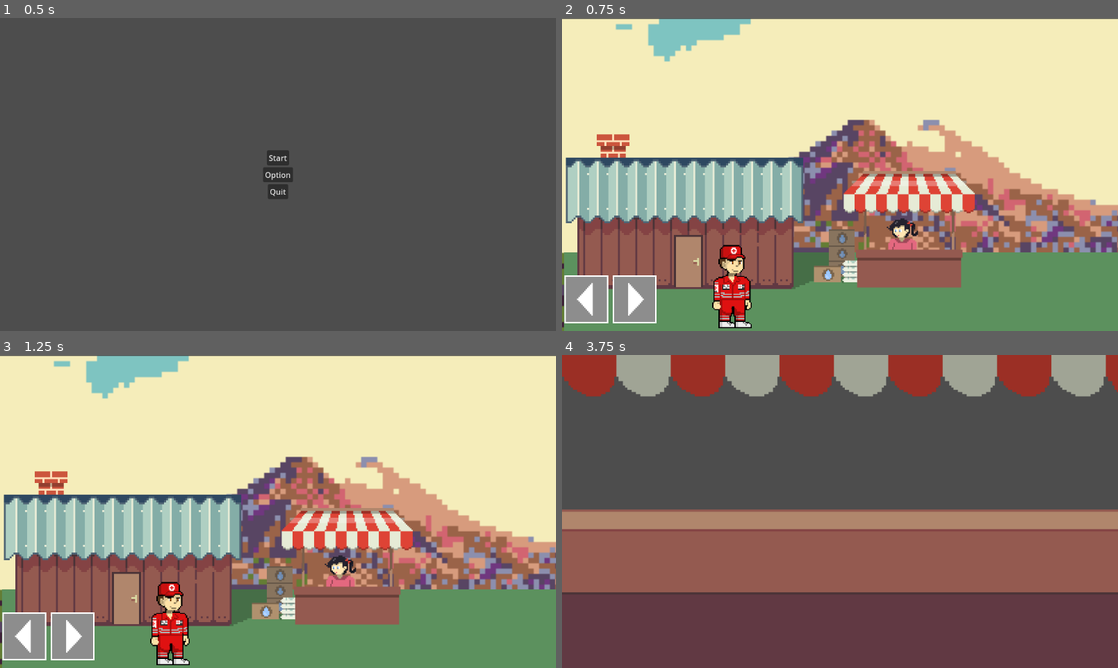
Above: before the commit, frames 1-4 (two rows, left to right).
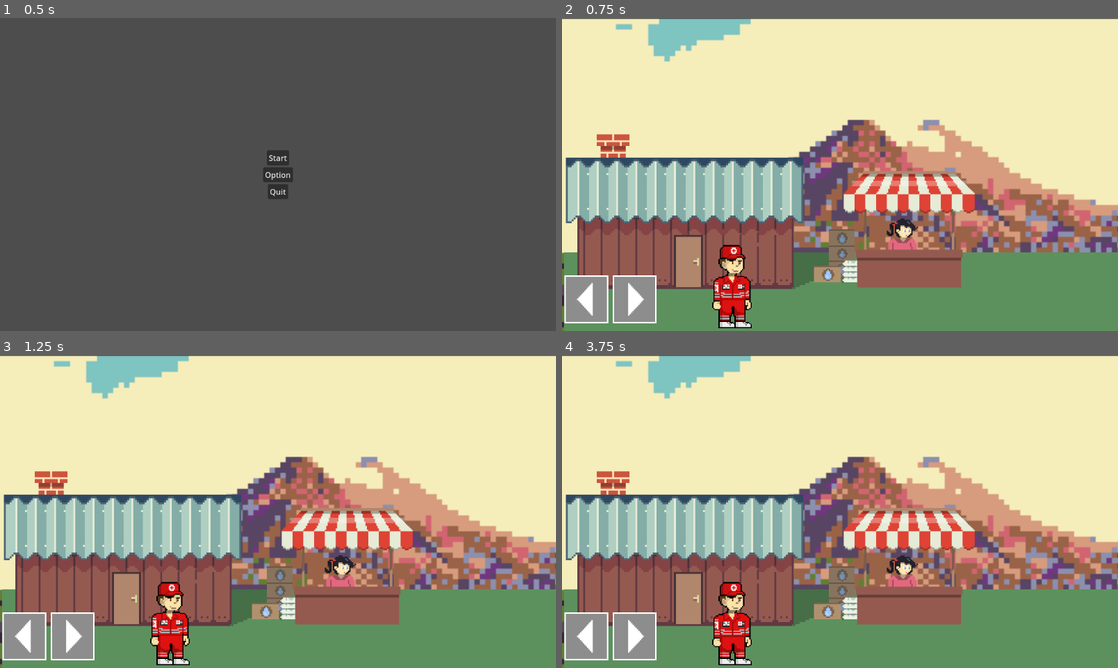
Above: after the commit, the same moments.

Repository: FedricEvanderChia/Gempa_game
Game: Godot game, scene res://menu.tscn
Same seed, same stepped clock (60 frames per second), same inputs: the game is played once before the commit and once after it.
Inputs (mouse positions are in pixels of both pictures, inside the frame that each line leads up to):
- Up to frame 1 (0.5 s): no input
- Up to frame 2 (0.75 s): click "Start" at 0.5 s
- Up to frame 3 (1.25 s): no input
- Up to frame 4 (3.75 s): hold Right (ui_right) 1.28-2.75 s; click "Sembako" at 2.75 s; click (1062, 380) at 3.5 s, where only the run after the commit has a clickable "Back"

Frame 1 is identical in both runs. In frame 2, 0.2% of the frame differs, in the area x 58-65%, y 64-74%; in frame 3, 0.2%; in frame 4, 92%, in the area x 0-100%, y 0-100%.

Commit message:
beras, tenda
berasa teduh

Diff:
--- /dev/null
+++ b/Minigames/Button.gd
@@ -0,0 +1,11 @@
+extends Button
+
+
+# Called when the node enters the scene tree for the first time.
+func _ready():
+	pass # Replace with function body.
+
+
+# Called every frame. 'delta' is the elapsed time since the previous frame.
+func _process(delta):
+	pass
--- /dev/null
+++ b/Minigames/Sembako.gd
@@ -0,0 +1,15 @@
+extends Node2D
+
+
+# Called when the node enters the scene tree for the first time.
+func _ready():
+	pass # Replace with function body.
+
+
+# Called every frame. 'delta' is the elapsed time since the previous frame.
+func _process(delta):
+	pass
+
+
+func _on_button_pressed():
+	get_tree().change_scene_to_file("res://world.tscn")
--- a/Minigames/Sembako.tscn
+++ b/Minigames/Sembako.tscn
@@ -1,6 +1,10 @@
-[gd_scene load_steps=7 format=3 uid="uid://bww43ye6rowdu"]
+[gd_scene load_steps=11 format=3 uid="uid://bww43ye6rowdu"]
 
 [ext_resource type="Texture2D" uid="uid://dhxixs8fflkj7" path="res://asset/BgMejaSembako.png" id="1_0ddqx"]
+[ext_resource type="Script" path="res://Minigames/Sembako.gd" id="1_b8rlw"]
+[ext_resource type="Script" path="res://Minigames/Button.gd" id="2_l8xce"]
+[ext_resource type="Texture2D" uid="uid://ed3817p3ijrt" path="res://asset/Tenda-teduh.png" id="4_q0yea"]
+[ext_resource type="Texture2D" uid="uid://ct1ni7aqjltoa" path="res://asset/Beras-duo.png" id="5_13b2c"]
 
 [sub_resource type="AtlasTexture" id="AtlasTexture_6ag3l"]
 atlas = ExtResource("1_0ddqx")
@@ -39,6 +43,7 @@
 }]
 
 [node name="Sembako" type="Node2D"]
+script = ExtResource("1_b8rlw")
 
 [node name="ParallaxBackground" type="ParallaxBackground" parent="."]
 
@@ -48,3 +53,23 @@
 sprite_frames = SubResource("SpriteFrames_2l4os")
 autoplay = "default"
 frame_progress = 0.552263
+
+[node name="Button" type="Button" parent="."]
+offset_left = 946.0
+offset_top = 17.0
+offset_right = 1137.0
+offset_bottom = 84.0
+text = "Back"
+script = ExtResource("2_l8xce")
+
+[node name="Tenda-teduh" type="Sprite2D" parent="."]
+position = Vector2(1030, 556)
+scale = Vector2(0.8, 0.8)
+texture = ExtResource("4_q0yea")
+
+[node name="Beras-duo" type="Sprite2D" parent="."]
+position = Vector2(124, 426)
+scale = Vector2(1.2, 1.2)
+texture = ExtResource("5_13b2c")
+
+[connection signal="pressed" from="Button" to="." method="_on_button_pressed"]
--- a/Toko.gd
+++ b/Toko.gd
@@ -3,7 +3,7 @@
 
 # Called when the node enters the scene tree for the first time.
 func _ready():
-	get_node("AnimatedSprite2D").play("left")
+	get_node("AnimatedSprite2D").play("right")
 	get_node("Button").hide()
 
 # Called every frame. 'delta' is the elapsed time since the previous frame.
@@ -12,9 +12,12 @@
 
 
 func _on_body_entered(body):
-	print("im in da hood of dis shop boiii")
+	get_node("AnimatedSprite2D").play("left")
+	get_node("Button").show()
+
+func _on_body_exited(body):
 	get_node("AnimatedSprite2D").play("right")
-	get_node("Button").show()
+	get_node("Button").hide()
 
 func _on_button_pressed():
 	get_tree().change_scene_to_file("res://Minigames/Sembako.tscn")
--- a/Toko.tscn
+++ b/Toko.tscn
@@ -2,6 +2,9 @@
 
 [ext_resource type="Script" path="res://Toko.gd" id="1_a5mc2"]
 [ext_resource type="Texture2D" uid="uid://b2y37ywlie8p0" path="res://asset/shop-sprite.png" id="1_sr0em"]
+
+[sub_resource type="RectangleShape2D" id="RectangleShape2D_thkq0"]
+size = Vector2(392, 413)
 
 [sub_resource type="AtlasTexture" id="AtlasTexture_0pmbb"]
 atlas = ExtResource("1_sr0em")
@@ -44,21 +47,19 @@
 "speed": 1.0
 }]
 
-[sub_resource type="RectangleShape2D" id="RectangleShape2D_thkq0"]
-size = Vector2(392, 413)
-
 [node name="shop" type="Area2D"]
 scale = Vector2(0.7, 0.7)
 script = ExtResource("1_a5mc2")
 
+[node name="CollisionShape2D" type="CollisionShape2D" parent="."]
+position = Vector2(1, 120.5)
+shape = SubResource("RectangleShape2D_thkq0")
+
 [node name="AnimatedSprite2D" type="AnimatedSprite2D" parent="."]
+scale = Vector2(1, 1)
 sprite_frames = SubResource("SpriteFrames_m4vqd")
 animation = &"right"
 autoplay = "left"
-
-[node name="CollisionShape2D" type="CollisionShape2D" parent="."]
-position = Vector2(1, 120.5)
-shape = SubResource("RectangleShape2D_thkq0")
 
 [node name="Button" type="Button" parent="."]
 offset_left = -57.1429
@@ -68,4 +69,5 @@
 text = "Sembako"
 
 [connection signal="body_entered" from="." to="." method="_on_body_entered"]
+[connection signal="body_exited" from="." to="." method="_on_body_exited"]
 [connection signal="pressed" from="Button" to="." method="_on_button_pressed"]
Not shown, added: asset/Beras-duo(bukan solo).png.import
Binary file added: asset/Beras-duo.png
Not shown, added: asset/Beras-duo.png.import
Binary file added: asset/Tenda-teduh.png
Not shown, added: asset/Tenda-teduh.png.import
